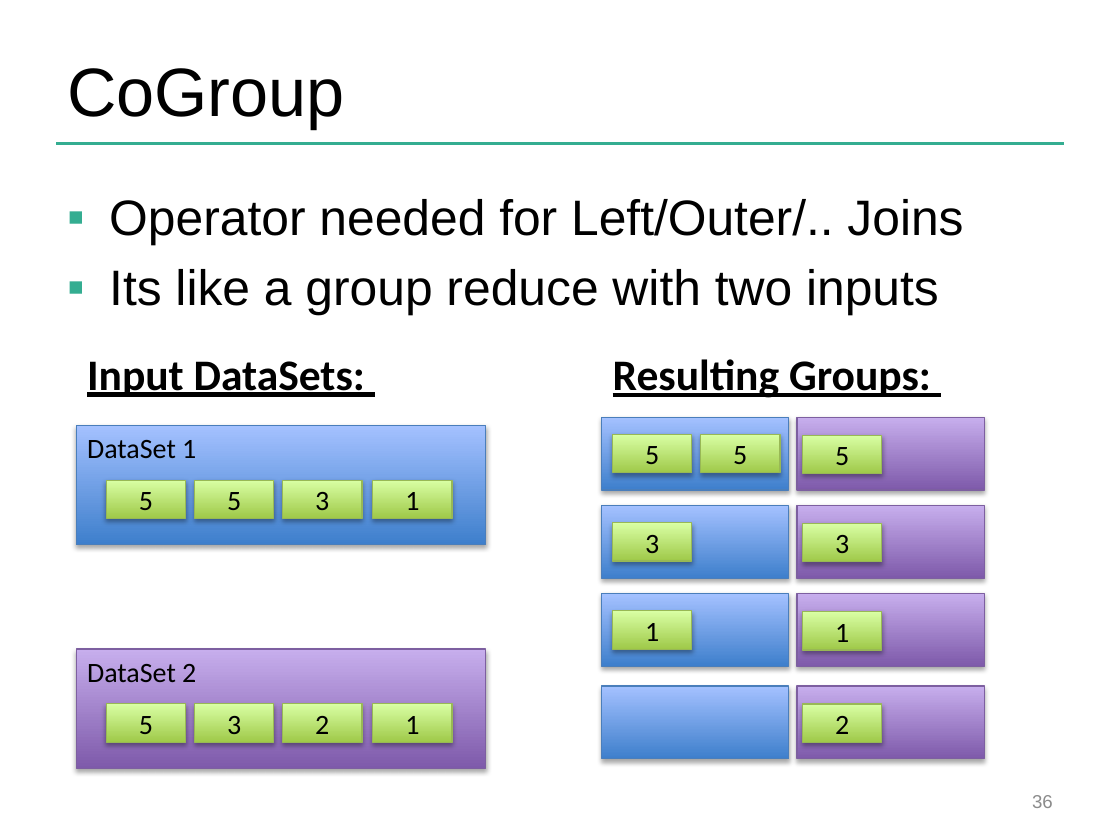
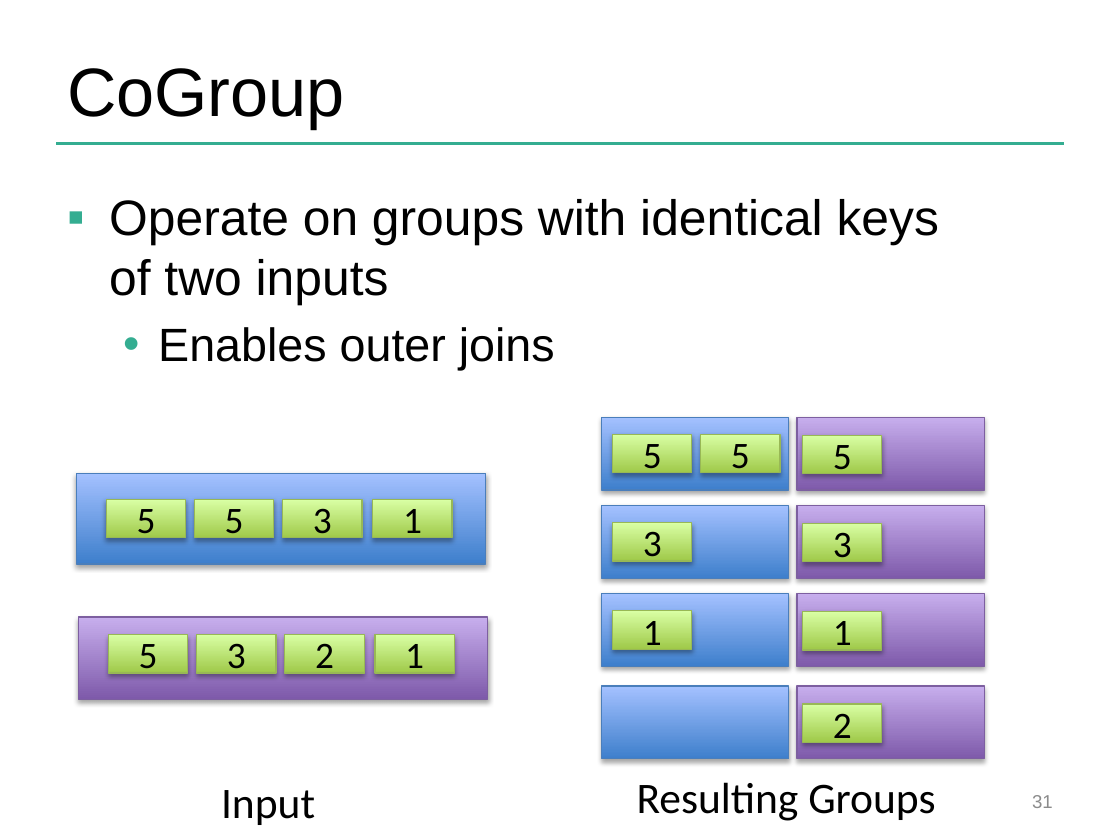
Before and after one commit to dataArtisans/flink-training-web, a slide deck: slide 31 of slides/flink_batch_advanced.pptx (slide 36 before the commit). Drawn at 1120x840 pixels with LibreOffice and Linux fonts; fonts in the diff are those of the drawing; background and template pictures are left out. Boxes give left, top, right and bottom in pixels: in the first picture for what was removed or moved away, otherwise in the second. Text is boxed around its words. In the diff, an @@ line names an element or a change of style, - is before the commit and + after.

```diff
--- a/slides/flink_batch_advanced.pptx
+++ b/slides/flink_batch_advanced.pptx
@@ text at [109,199,939,370]: text changed @@
-▪ Operator needed for Left/Outer/.. Joins
-▪ Its like a group reduce with two inputs
+▪ Operate on groups with identical keys
+  of two inputs
+  • Enables outer joins
@@ text removed at [87,440,196,459] @@
-DataSet 1
@@ rectangle: place and size @@
-rectangle at [76,426,486,545]
+rectangle at [76,474,486,564]
@@ 4 rectangles: place and size @@
-4 rectangles at [106,480,452,519]
+4 rectangles at [106,500,452,538]
@@ rectangle: place and size @@
-rectangle at [76,650,486,769]
+rectangle at [78,617,488,700]
@@ rectangle "5": place and size @@
-rectangle "5" at [106,703,186,741]
+rectangle "5" at [109,635,188,673]
@@ size 18 to 24 pt in 16 elements at [613,435,692,473], [701,435,781,473], [803,436,883,474], [613,523,692,561], [803,523,883,561], [613,610,692,648], [803,612,883,650], [803,704,883,743], [106,500,186,538], [195,500,274,538], [282,500,362,538], [373,500,452,538], [109,635,188,673], [197,635,277,673], [284,635,364,673], [375,635,455,673] @@
@@ 3 rectangles: place and size @@
-3 rectangles at [195,703,452,741]
+3 rectangles at [197,635,455,673]
@@ text removed at [87,664,196,682] @@
-DataSet 2
@@ text at [221,790,315,825]: text changed; bold off @@
-Input DataSets:
+Input
@@ text at [637,782,935,821]: text changed; bold off @@
-Resulting Groups:
+Resulting Groups
@@ page number at [1032,795,1053,808]: text changed @@
-36
+31
```
Also in this commit, not shown: 34 other slides changed, 12 slides added, 16 slides removed.
